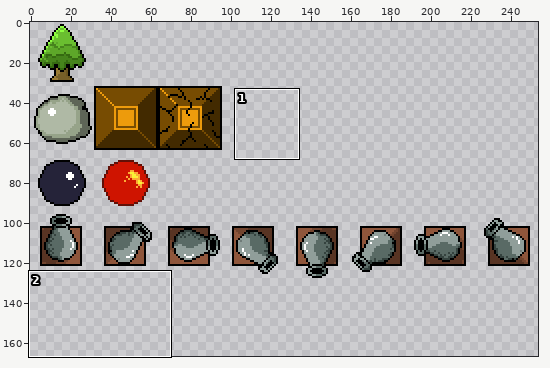
Two versions of one sprite sheet, www/assets/sprites/ruzzle_objects.png. The first picture is a wide view before the edit; the outline marks the close-up.
Close-up. First the earlier version:
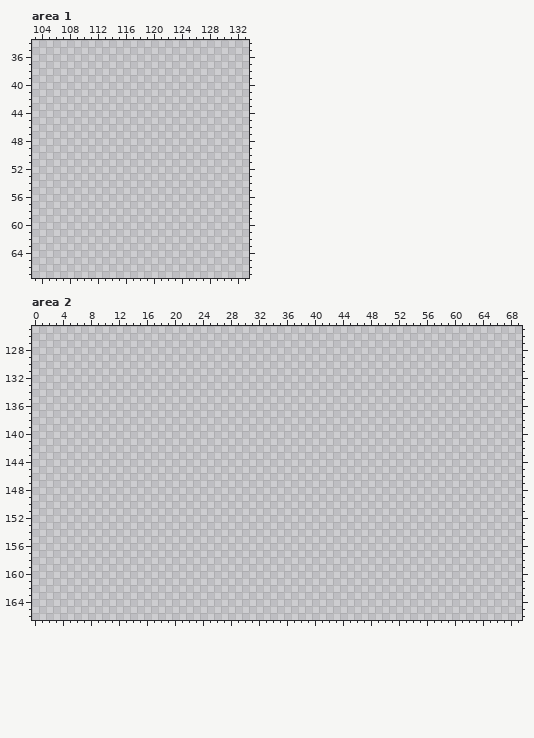
The file is 256x256 pixels. Colours within 5 levels of each other are drawn and written as one. Shown: area 1: x 103..133, y 34..67; area 2: x 0..69, y 125..166. The wide view leaves out empty margins.
Palette (. is transparent): 
Pixels before, area 2 (only the part around the change), first column x 0:
125 ......................................................................
126 ......................................................................
127 ......................................................................
128 ......................................................................
129 ......................................................................
130 ......................................................................
131 ......................................................................
132 ......................................................................
133 ......................................................................
134 ......................................................................
135 ......................................................................
136 ......................................................................
137 ......................................................................
138 ......................................................................
139 ......................................................................
140 ......................................................................
141 ......................................................................
142 ......................................................................
143 ......................................................................
144 ......................................................................
145 ......................................................................
146 ......................................................................
147 ......................................................................
148 ......................................................................
149 ......................................................................
150 ......................................................................
151 ......................................................................
152 ......................................................................
153 ......................................................................
154 ......................................................................
155 ......................................................................
156 ......................................................................
157 ......................................................................
158 ......................................................................
159 ......................................................................
160 ......................................................................
161 ......................................................................
162 ......................................................................
163 ......................................................................
The same view after the edit:
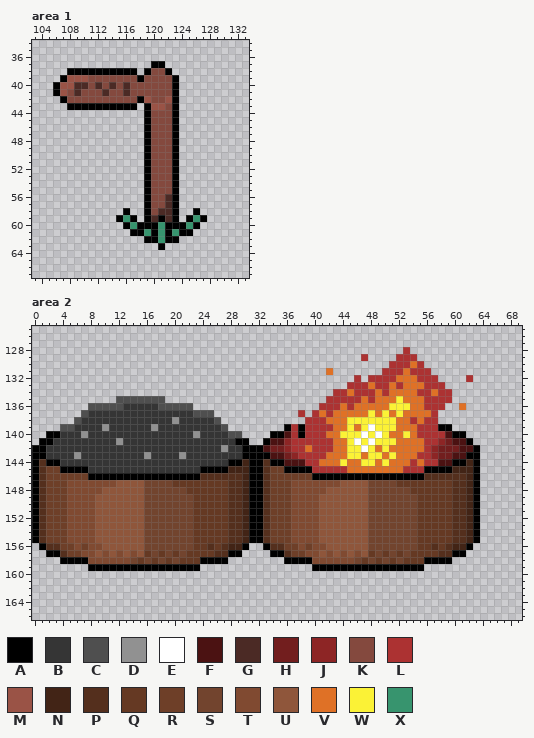
Colours new in this view: A #000000  B #353535  C #4f4f4f  D #919191  E #ffffff  F #4b1212  G #4b2a25  H #721e1e  J #8d2525  K #84493e  L #ac3232  M #9a5346  N #422416  P #542f1d  Q #653923  R #6e3f28  S #72442e  T #804a31  U #8f563b  V #df7126  W #fbf236  X #37946e
Edits made:
Changed rows in their new state; - is an unchanged pixel.
Area 1:
first column x 106:
37 --------------AA------
38 --AAAAAAAAAA-AKKA-----
39 -AMMMKKKKKKKAKKKKA----
40 AMMGGKGKGKGKKKKKKA----
41 AMKGKKKGKKGKKKKKKA----
42 -AKKKKKKKKKKAMKKMA----
43 --AAAAAAAAAA-AMMKA----
44 -------------AKKKA----
45 -------------AKKKA----
46 -------------AKKKA----
47 -------------AKKKA----
48 -------------AKKKA----
49 -------------AKKKA----
50 -------------AKKKA----
51 -------------AKKKA----
52 -------------AKKKA----
53 -------------AKKKA----
54 -------------AKKKA----
55 -------------AKKKA----
56 -------------AKKGA----
57 -------------AKKGA----
58 ----------A--AKGGA--A-
59 ---------AXA-AGAGA-AXA
60 ----------AXAAAXAAAXA-
61 -----------AAXAXAXAA--
62 -------------AAXAA----
63 ---------------A------
Area 2:
first column x 0:
128 -----------------------------------------------------L----------
129 -----------------------------------------------L----LLL---------
130 ---------------------------------------------------LLLVL--------
131 ------------------------------------------V-------LLLVLLL-------
132 ----------------------------------------------L-LLLLVVVLLL----L-
133 ---------------------------------------------LLLVLLVLVVVLLL-----
134 -------------------------------------------LLVLLLVLVVVVLLVLL----
135 ------------CCCCCCC-----------------------LLLLLVLVVVWVVVLLLL----
136 --------CCCCCBBBBBCCCCC------------------LLLVLVVVVVWWWVVLLL--V--
137 -------CBBBBBBBBBBBBBBBCCC------------L-LVLVVVVVWVWVWVVVVL------
138 ------CBBBBBBBBBBBBBDBBBBBC------------LLLVVVWWWWWWWVVLVLL------
139 ----CCBBBBDBBBBBBDBBBBBBBBBC--------ALALLLLVVWVWEWWWVVVLLLAA----
140 --AABBBDBBBBBBBBBBBBBBBDBBBBCC----AAFLALLLVVWWWEWEWVVWVLLLLFAA--
141 -AABBBBBBBBBDBBBBBBBBBBBBBBBBAA--AFFJLLLLLLVVWEWEWWWVVVVLLJHFFA-
142 AABBBBBBBBBBBBBBBBBBBBBBBBBDBBAAAFHHJLLVLLLVVWWEWVWVVVVVLJHHHFFA
143 AABBBBDBBBBBBBBBDBBBBDBBBBBBBBAAAAFFHJLLLLVVVWWVWWVWVVVLLJHHFFAA
144 APAABBBBBBBBBBBBBBBBBBBBBBBBAANAAPAAFFFLLVVVWVVWWVWVVVLVLLFFAANA
145 APRRAAAABBBBBBBBBBBBBBBBAAAANNNAAPRRAAAALLLLLVVVVVVVVLLLAAAANNNA
146 APRRRRRRAAAAAAAAAAAAAAAAPPPPPPNAAPRRRRRRAAAAAAAAAAAAAAAAPPPPPPNA
147 APRRRTTTTTTTUUUUSSSSQQQQQQQQPPNAAPRRRTTTTTTTUUUUSSSSQQQQQQQQPPNA
148 APRRRTTTTTUUUUUUSSSSSSQQQQQQPPNAAPRRRTTTTTUUUUUUSSSSSSQQQQQQPPNA
149 APRRRTTTTUUUUUUUSSSSSSSQQQQQPPNAAPRRRTTTTUUUUUUUSSSSSSSQQQQQPPNA
150 APRRRTTTTUUUUUUUSSSSSSSQQQQQPPNAAPRRRTTTTUUUUUUUSSSSSSSQQQQQPPNA
151 APRRRTTTTUUUUUUUSSSSSSSQQQQQPPNAAPRRRTTTTUUUUUUUSSSSSSSQQQQQPPNA
152 APRRRTTTTUUUUUUUSSSSSSSQQQQQPPNAAPRRRTTTTUUUUUUUSSSSSSSQQQQQPPNA
153 APRRRTTTTUUUUUUUSSSSSSSQQQQQPPNAAPRRRTTTTUUUUUUUSSSSSSSQQQQQPPNA
154 APRRRTTTTUUUUUUUSSSSSSSQQQQQPPNAAPRRRTTTTUUUUUUUSSSSSSSQQQQQPPNA
155 APRRRTTTTUUUUUUUSSSSSSSQQQQQPPNAAPRRRTTTTUUUUUUUSSSSSSSQQQQQPPNA
156 -APPRRTRTTUUUUUUSSSSSSSQQPQPNNA--APPRRTRTTUUUUUUSSSSSSSQQPQPNNA-
157 --AAPRRTTUTUTUTUQSQSQSQQQQPPAA----AAPRRTTUTUTUTUQSQSQSQQQQPPAA--
158 ----AAAATTTTTTSQSQSQSQQQAAAA--------AAAATTTTTTSQSQSQSQQQAAAA----
159 --------AAAAAAAAAAAAAAAA----------------AAAAAAAAAAAAAAAA--------
Boxes around the changes in both close-ups, in picture pixels (x1, y1, x2, y2):
added: (53, 61, 207, 250)
added: (32, 347, 480, 571)
